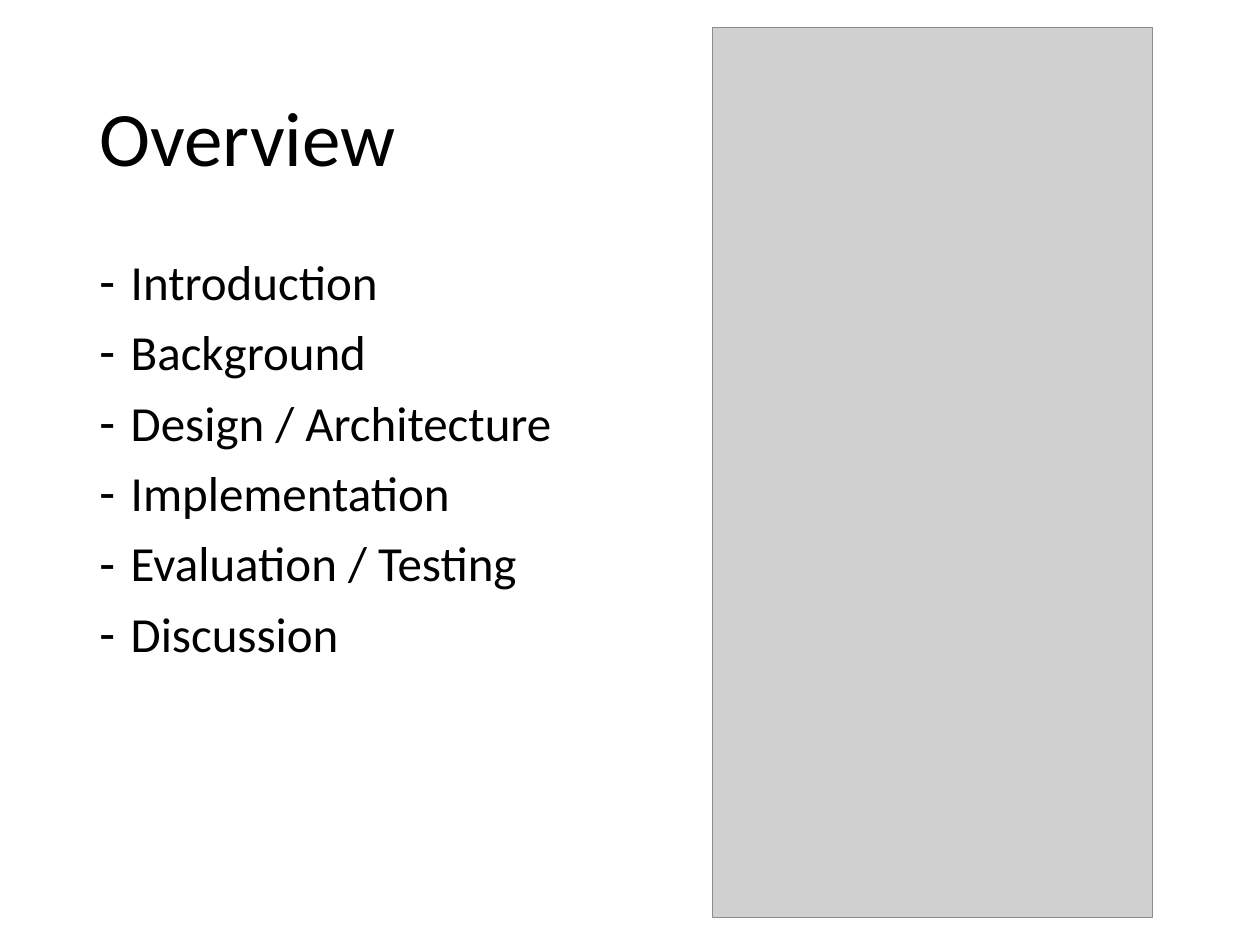
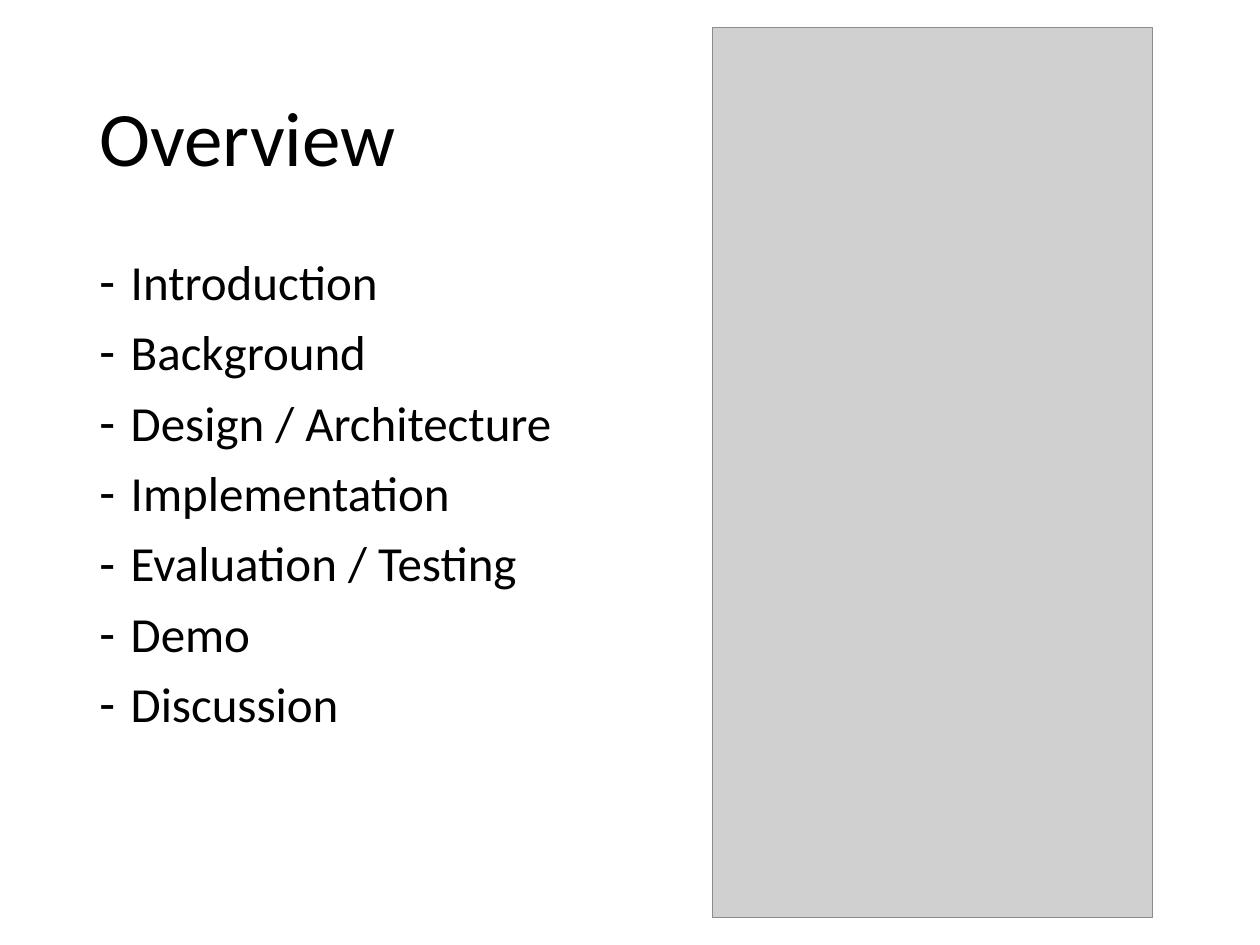
Before and after one commit to MSE-MobOP/Ski-Compass, a slide deck: slide 2 of Documents/Presentation/Presentation.pptx. Drawn at 1260x945 pixels with LibreOffice and Linux fonts; fonts in the diff are those of the drawing; grey boxes stand for pictures. Boxes give left, top, right and bottom in pixels: in the first picture for what was removed or moved away, otherwise in the second. Text is boxed around its words. In the diff, an @@ line names an element or a change of style, - is before the commit and + after.

Commit message:
Add Page for Android Monkey Test Add Page for Demo of Application

```diff
--- a/Documents/Presentation/Presentation.pptx
+++ b/Documents/Presentation/Presentation.pptx
@@ text at [131,620,250,653]: paragraph added @@
+– Demo
```
Also in this commit, not shown: 1 other slide changed, 3 slides added.
